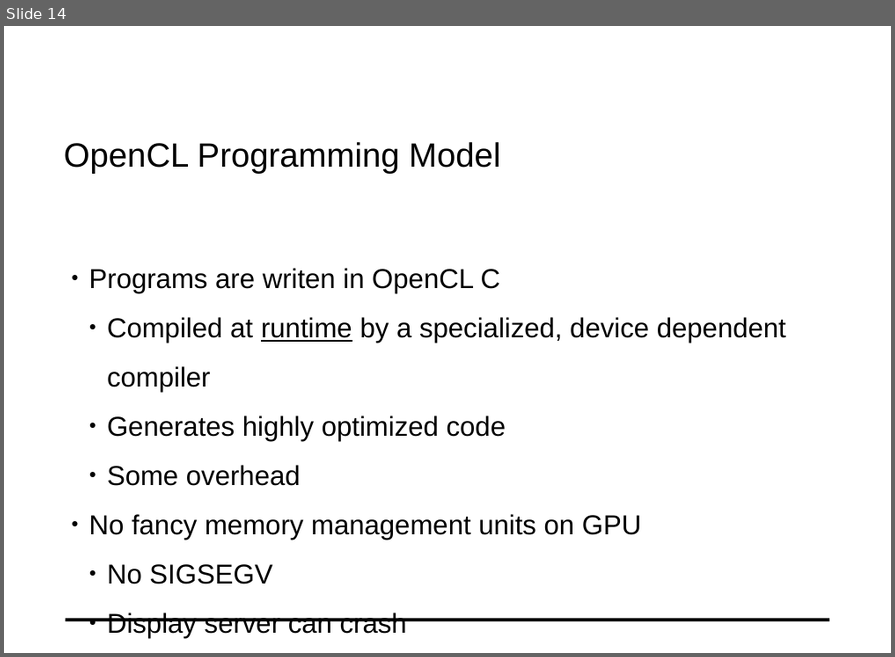
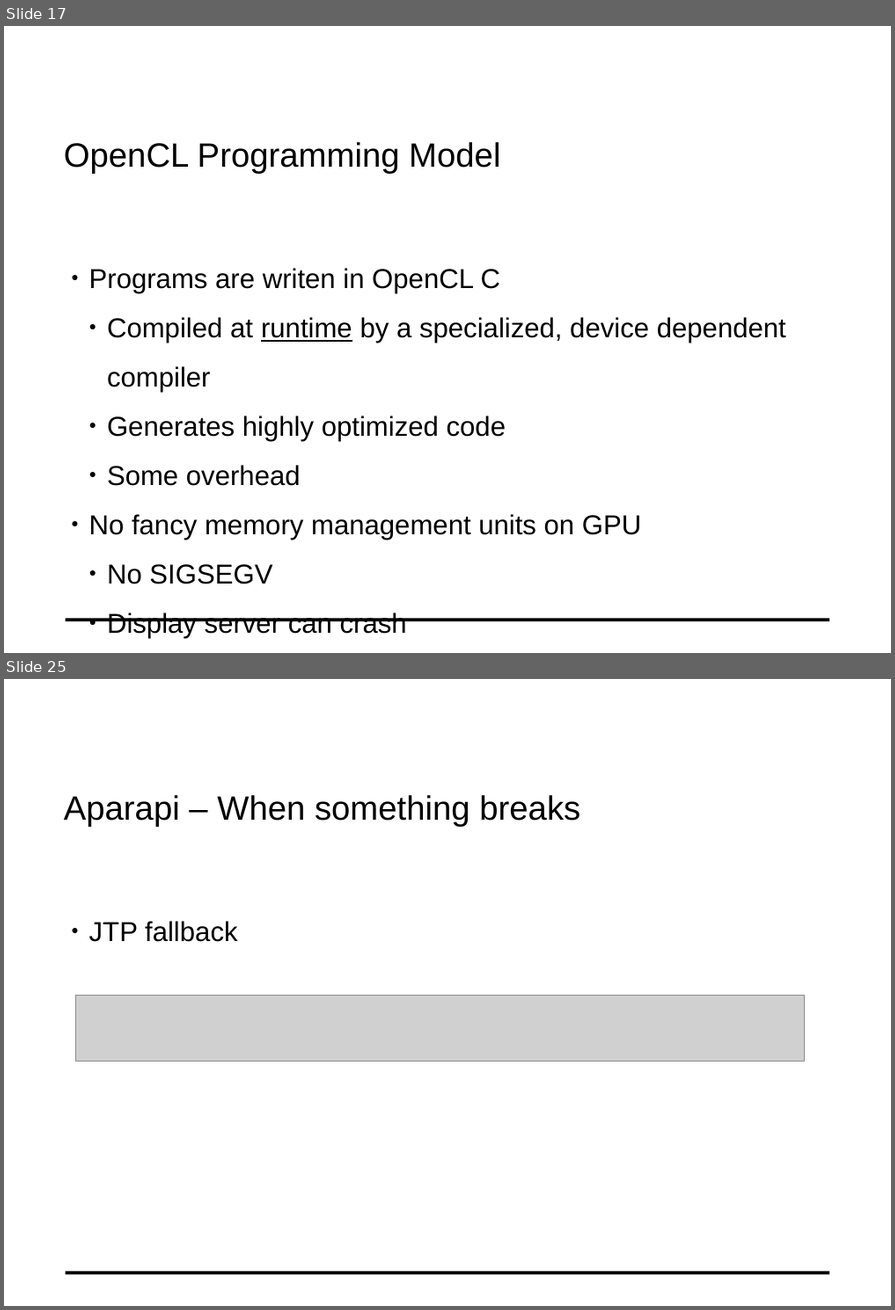
Before and after one commit to fluescher/conpr-opencl-lecture, a slide deck: docs/SL_OpenCL.odp. Shown one above the other, each under a label of ours: slide 14 before the commit, slides 17 and 25 after it; the slides between them are not shown. The pictures are 895x657 and 895x1310 pixels, drawn with LibreOffice and Linux fonts; fonts in the diff are those of the drawing; grey boxes stand for pictures; background and template pictures are left out. Boxes give left, top, right and bottom in pixels: in the first picture for what was removed or moved away, otherwise in the second. Text is boxed around its words. In the diff, an @@ line names an element or a change of style, - is before the commit and + after.

```diff
--- a/docs/SL_OpenCL.odp
+++ b/docs/SL_OpenCL.odp
@@ slide 25 added at bbox=[4, 679, 891, 1306], background #FFFFFF; not listed: 1 template element that a slide beside it also shows @@
@@ text added at bbox=[64, 795, 580, 827], 32 pt, text #000000 @@
+Aparapi – When something breaks
@@ text added at bbox=[89, 921, 238, 942], 26 pt, text #000000 @@
+● JTP fallback
@@ picture added at bbox=[75, 996, 805, 1062] @@
@@ what was slide 14 is now slide 17 @@
```
Also in this commit, not shown: 3 slides changed, 13 other slides added, 2 other files.
